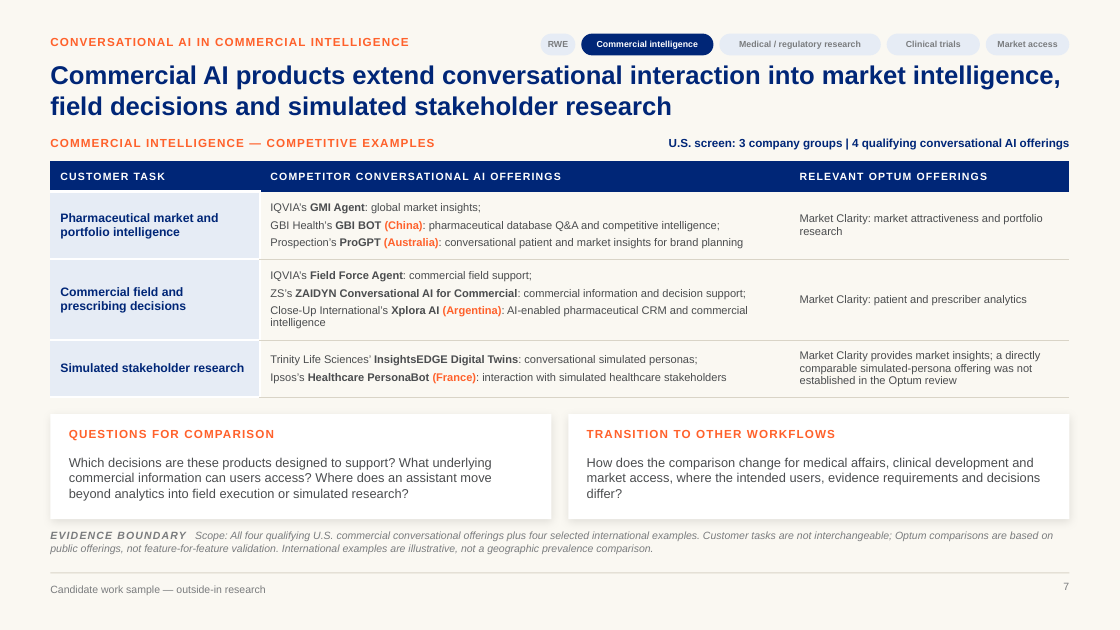
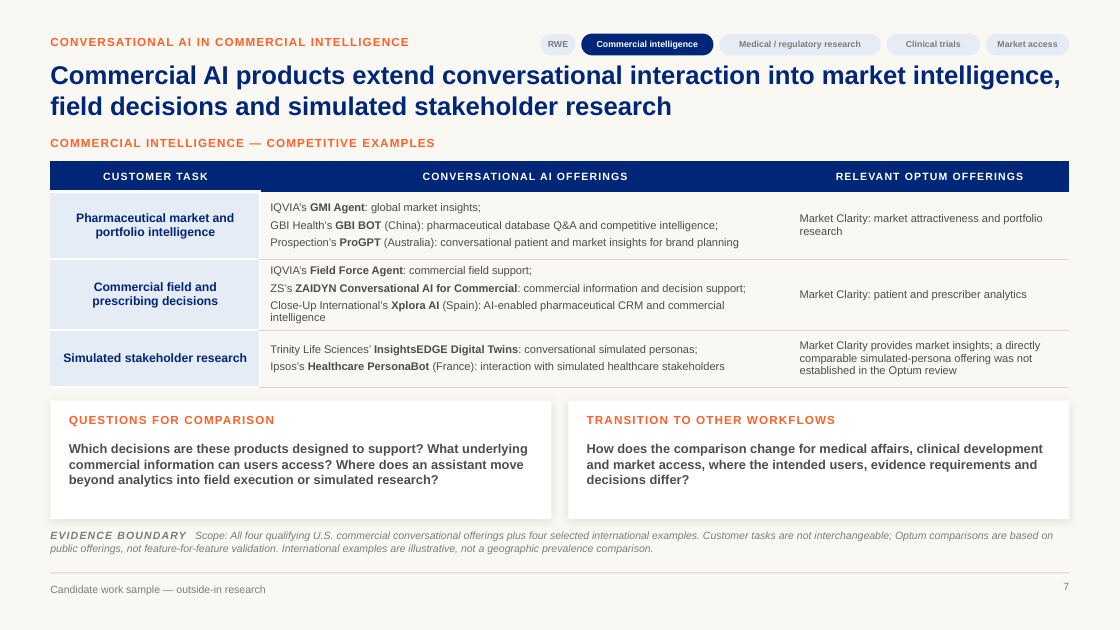
Before and after one commit to marinojt/test, a slide deck: slide 7 of deck/Optum-LS-Conversational-AI.pptx. Drawn at 1120x630 pixels with LibreOffice and Linux fonts; fonts in the diff are those of the drawing. Boxes give left, top, right and bottom in pixels: in the first picture for what was removed or moved away, otherwise in the second. Text is boxed around its words. In the diff, an @@ line names an element or a change of style, - is before the commit and + after.

```diff
--- a/deck/Optum-LS-Conversational-AI.pptx
+++ b/deck/Optum-LS-Conversational-AI.pptx
@@ text removed at [669, 138, 1070, 150] @@
-U.S. screen: 3 company groups | 4 qualifying conversational AI offerings
@@ table at [50, 161, 1070, 381] @@
-row 1, column 2: COMPETITOR CONVERSATIONAL AI OFFERINGS
+row 1, column 2: CONVERSATIONAL AI OFFERINGS
-row 3, column 2: IQVIA’s Field Force Agent: commercial field support; / ZS’s ZAIDYN Conversational AI for Commercial: commercial information and decision support; / Close-Up International’s Xplora AI (Argentina): AI-enabled pharmaceutical CRM and commercial intelligence
+row 3, column 2: IQVIA’s Field Force Agent: commercial field support; / ZS’s ZAIDYN Conversational AI for Commercial: commercial information and decision support; / Close-Up International’s Xplora AI (Spain): AI-enabled pharmaceutical CRM and commercial intelligence
@@ text colour #FF612B to #4B4D4F, bold off in "(China):", "(Australia):", "(France):" @@
@@ alignment left to centre @@
@@ rectangle: place and size @@
-rectangle at [50, 414, 551, 519]
+rectangle at [50, 401, 551, 519]
@@ text "QUESTIONS FOR COMPARISON": place and size @@
-text "QUESTIONS FOR COMPARISON" at [69, 430, 274, 441]
+text "QUESTIONS FOR COMPARISON" at [69, 416, 274, 427]
@@ rectangle: place and size @@
-rectangle at [568, 414, 1069, 519]
+rectangle at [568, 401, 1069, 519]
@@ text "TRANSITION TO OTHER WORKFLOWS": place and size @@
-text "TRANSITION TO OTHER WORKFLOWS" at [587, 430, 835, 438]
+text "TRANSITION TO OTHER WORKFLOWS" at [587, 416, 835, 424]
@@ text "Which decisions are these products ...": place and size @@
-text "Which decisions are these products ..." at [69, 457, 492, 500]
+text "Which decisions are these products ..." at [69, 443, 528, 487]
@@ text "Which decisions are these products ..." at [69, 443, 528, 487]: bold on @@
@@ text "How does the comparison change ..." at [587, 443, 1043, 484]: bold on @@
@@ text "How does the comparison change ...": place and size @@
-text "How does the comparison change ..." at [587, 457, 1041, 498]
+text "How does the comparison change ..." at [587, 443, 1043, 484]
```
Also in this commit, not shown: 4 other files.
